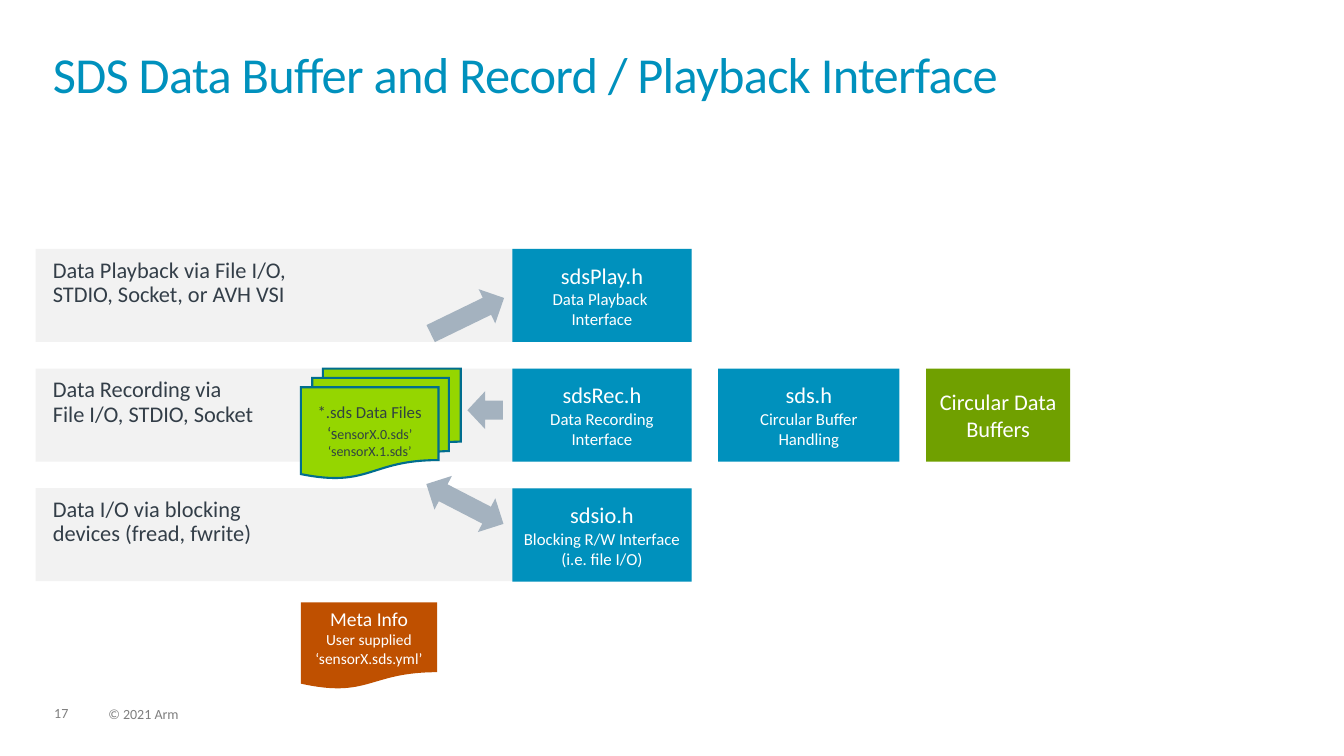
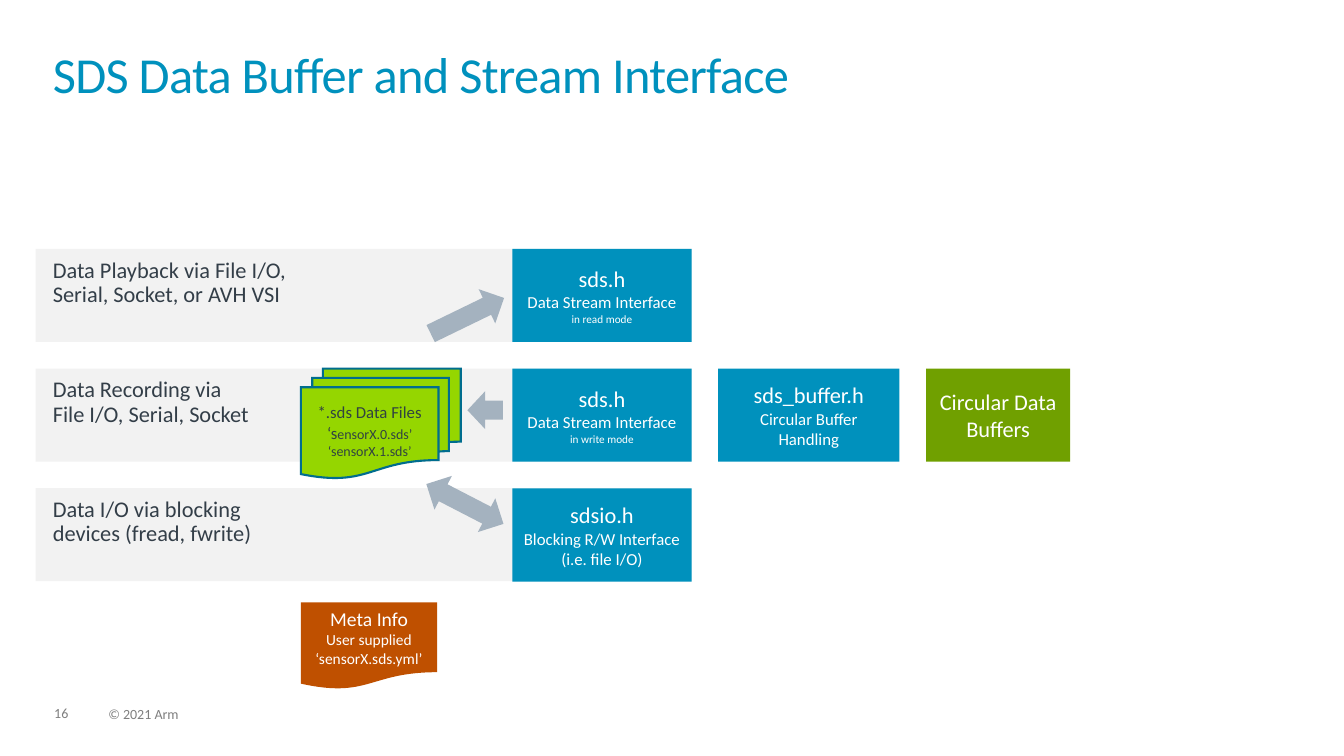
Before and after one commit to ARM-software/SDS-Framework, a slide deck: slide 16 of documentation/images/overview.pptx (slide 17 before the commit). Drawn at 1344x756 pixels with LibreOffice and Linux fonts; fonts in the diff are those of the drawing. Boxes give left, top, right and bottom in pixels: in the first picture for what was removed or moved away, otherwise in the second. Text is boxed around its words. In the diff, an @@ line names an element or a change of style, - is before the commit and + after.

```diff
--- a/documentation/images/overview.pptx
+++ b/documentation/images/overview.pptx
@@ title at [139,58,789,94]: text changed @@
-SDS Data Buffer and Record / Playback Interface
+SDS Data Buffer and Stream Interface
@@ text in rectangle at [53,60,676,428]: text changed @@
-sdsPlay.h
-Data Playback
-Interface
+sds.h
+Data Stream Interface
+in read mode
@@ text at [53,262,286,305]: text changed @@
-Data Playback via File I/O,
-STDIO, Socket, or AVH VSI
+Data Playback via File I/O,
+Serial, Socket, or AVH VSI
@@ text in rectangle at [527,271,676,443]: text changed @@
-sdsRec.h
-Data Recording
-Interface
+sds.h
+Data Stream Interface
+in write mode
@@ text at [53,381,248,425]: text changed @@
-Data Recording via
-File I/O, STDIO, Socket
+Data Recording via
+File I/O, Serial, Socket
@@ text in rectangle at [754,387,864,448]: text changed @@
-sds.h
-Circular Buffer Handling
+sds_buffer.h
+Circular Buffer Handling
@@ page number at [54,708,68,718]: text changed @@
-17
+16
```
Also in this commit, not shown: 13 other slides changed, 1 slide removed.
